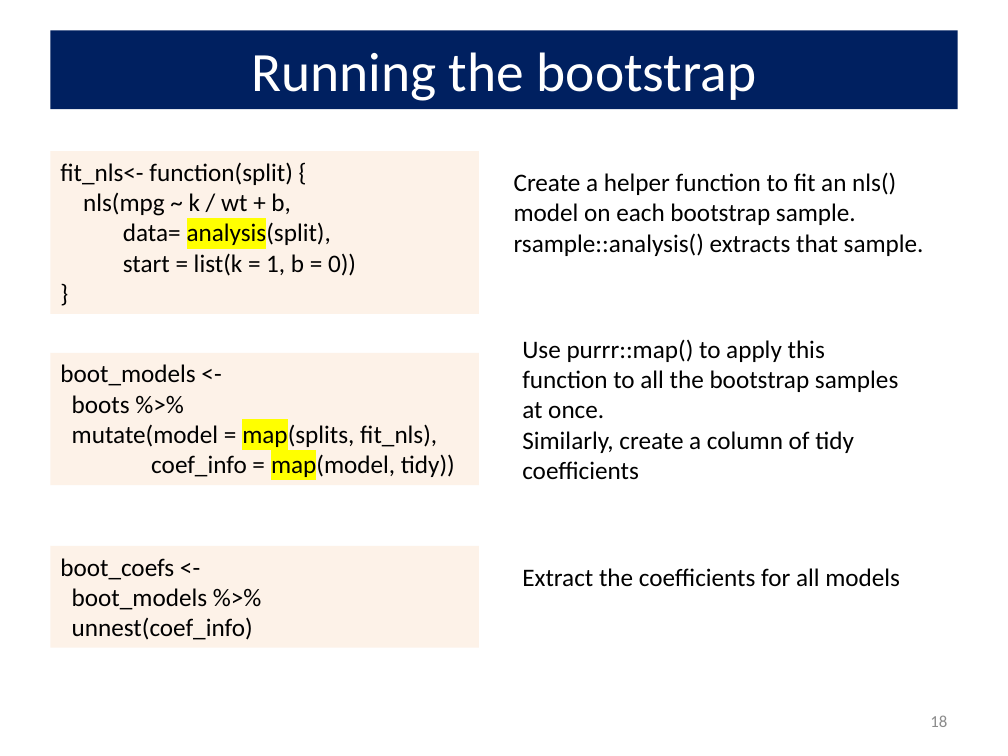
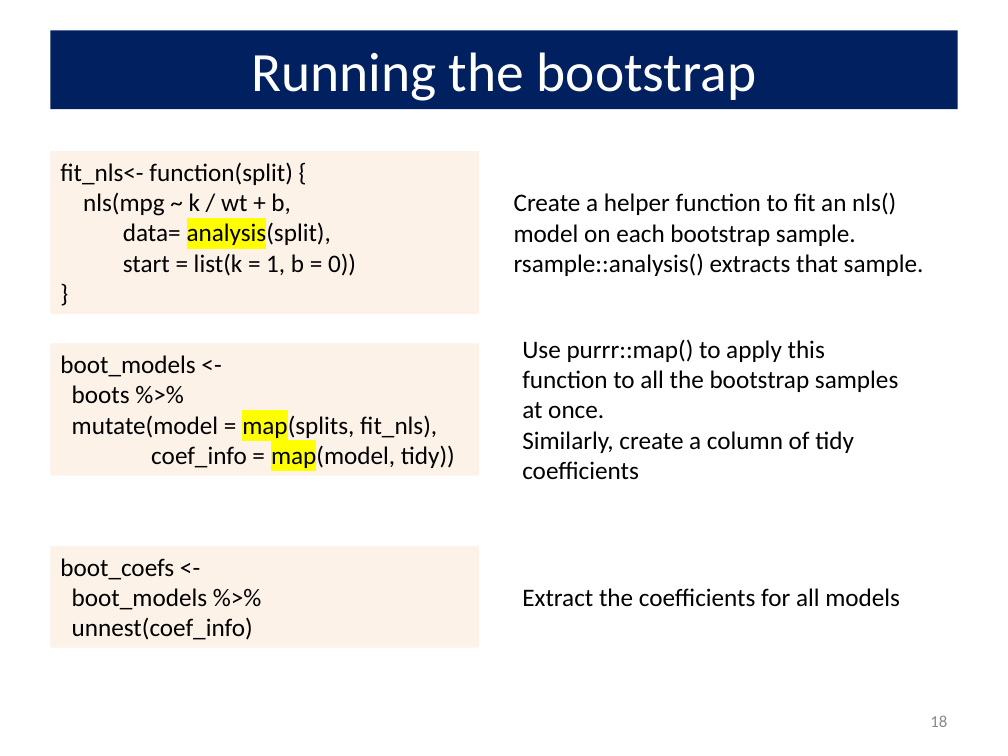
Before and after one commit to friendly/6135, a slide deck: slide 18 of docs/lectures/bootstrap.pptx. Drawn at 1008x756 pixels with LibreOffice and Linux fonts; fonts in the diff are those of the drawing. Boxes give left, top, right and bottom in pixels: in the first picture for what was removed or moved away, otherwise in the second. Text is boxed around its words. In the diff, an @@ line names an element or a change of style, - is before the commit and + after.

```diff
--- a/docs/lectures/bootstrap.pptx
+++ b/docs/lectures/bootstrap.pptx
@@ text "Create a helper function to ...": place and size @@
-text "Create a helper function to ..." at bbox=[514, 172, 924, 256]
+text "Create a helper function to ..." at bbox=[514, 192, 924, 276]
@@ rectangle "boot_models <-": place and size @@
-rectangle "boot_models <-" at bbox=[50, 353, 479, 485]
+rectangle "boot_models <-" at bbox=[50, 344, 479, 476]
@@ text "Extract the coefficients for all ...": place and size @@
-text "Extract the coefficients for all ..." at bbox=[522, 568, 900, 587]
+text "Extract the coefficients for all ..." at bbox=[522, 588, 900, 607]
```
Also in this commit, not shown: 7 other slides changed, 53 other files.
